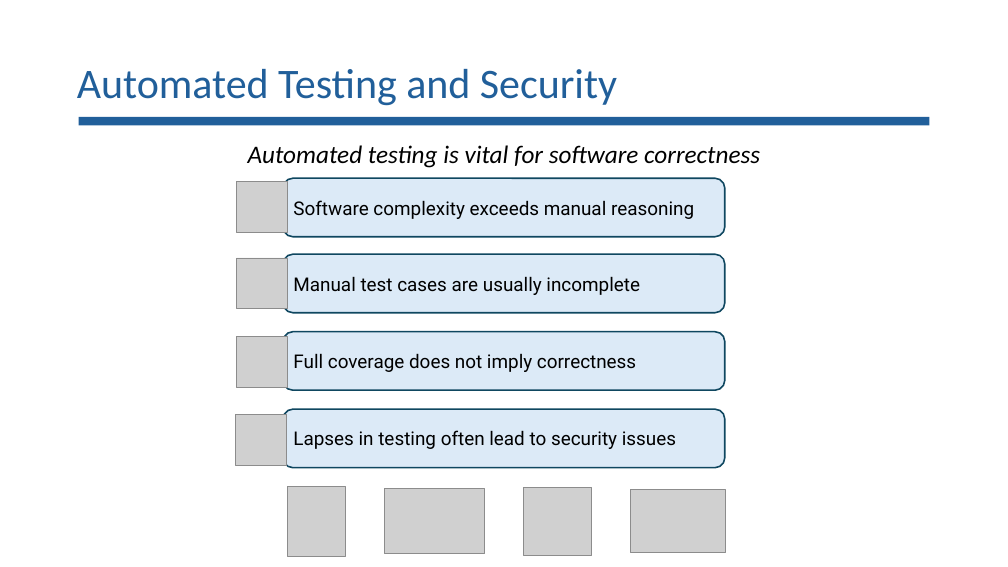
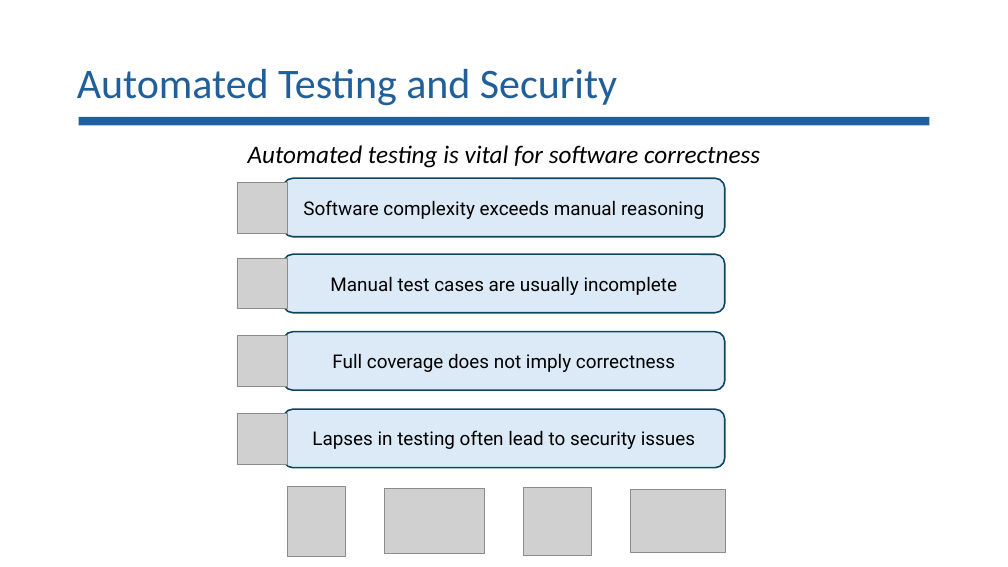
Before and after one commit to lorchrob/goblin_slides, a slide deck: slide 4 of goblin_slides.pptx. Drawn at 1008x567 pixels with LibreOffice and Linux fonts; fonts in the diff are those of the drawing; grey boxes stand for pictures. Boxes give left, top, right and bottom in pixels: in the first picture for what was removed or moved away, otherwise in the second. Text is boxed around its words. In the diff, an @@ line names an element or a change of style, - is before the commit and + after.

```diff
--- a/goblin_slides.pptx
+++ b/goblin_slides.pptx
@@ alignment left to centre in 4 elements at (x1=284, y1=178, x2=725, y2=237), (x1=284, y1=254, x2=725, y2=312), (x1=284, y1=332, x2=725, y2=390), (x1=284, y1=409, x2=725, y2=467) @@
```
Also in this commit, not shown: 6 other slides changed.
